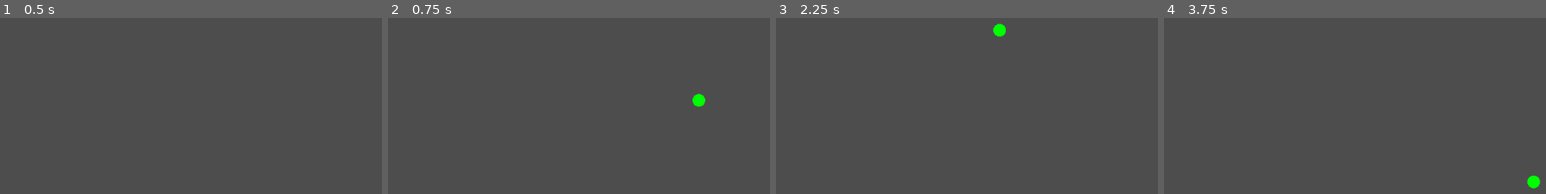
Above: before the commit, frames 1-4 (left to right).
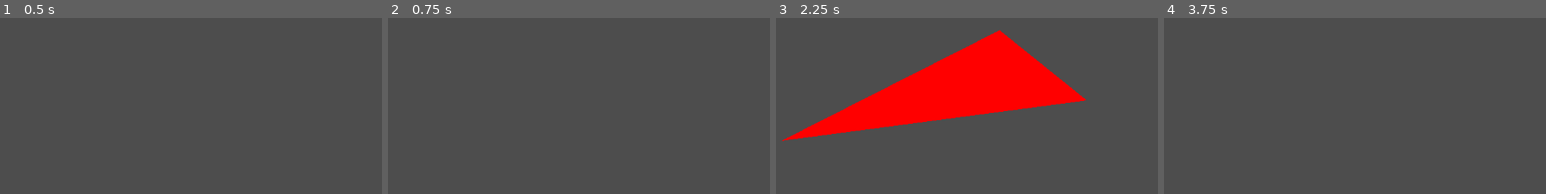
Above: after the commit, the same moments.

Repository: Wqttzicue/PapersPleaseVTT
Game: Godot game, scene res://Scenes/global_map.tscn
Two runs of this game, one before a commit and one after it. Both use one fixed random seed, a clock stepped at 60 frames per second and the inputs below.
Inputs (mouse positions are in pixels of both pictures, inside the frame that each line leads up to):
- Up to frame 1 (0.5 s): no input
- Up to frame 2 (0.75 s): tap Enter at 0.5 s; move the mouse to (697, 100) at 0.52 s; press the mouse at (697, 100) at 0.53 s
- Up to frame 3 (2.25 s): tap Space at 1.25 s; move the mouse to (779, 141) at 1.27 s; release the mouse at (779, 141) at 1.28 s; click (779, 141) at 1.35 s; tap Enter at 2 s; move the mouse to (1001, 30) at 2.02 s; press the mouse at (1001, 30) at 2.03 s
- Up to frame 4 (3.75 s): tap Space at 2.75 s; move the mouse to (outside the picture) at 2.77 s; release the mouse at (outside the picture) at 2.78 s; click (outside the picture) at 2.85 s; tap Enter at 3.5 s; move the mouse to (1534, 181) at 3.52 s; press the mouse at (1534, 181) at 3.53 s

Frame 1 is identical in both runs. In frame 2, 0.2% of the frame differs, in the area x 79-84%, y 43-51%; in frame 3, 19%, in the area x 1-82%, y 3-70%; in frame 4, 0.2%.

Commit message:
packed arrays added
half-way to implement working drawing with packed arrays.

Diff:
--- /dev/null
+++ b/Scripts/draw_data.gd
@@ -0,0 +1,5 @@
+class_name DrawData
+#Class Variables
+@export var colored_points : Array[Vector2]
+@export var color := Color.RED
+@export var width := 100.0
--- a/Scripts/editing_tools.gd
+++ b/Scripts/editing_tools.gd
@@ -1,18 +1,12 @@
 extends TextureRect
-var width := 10 # TODO нужно будет сделать возможность выбирать жирный текст
-var picked_color := Color.GREEN # TODO нужно будет сделать выбор цвета
-func draw():
-	var pointer := Vector2(get_viewport().get_mouse_position()) # TODO не ебу , мне грок посоветовал viewport, но наверное можно через _input сделать, только я слишком тупой для этого...
-	if pointer != null:
-		draw_circle(pointer, width, picked_color, true)
-	else:
-		return
+var draw_data := DrawData.new()
 
-func _process(delta: float):
+func _process(delta):
+	if Input.is_action_pressed("LMB"):
 		queue_redraw()
 
 func _draw():
+	var pointer := Vector2(get_viewport().get_mouse_position())
 	if Input.is_action_pressed("LMB"):
-		print("drawing..")
-		draw()
-	print("_draw is working")
+		draw_data.colored_points.append(pointer)
+		draw_polygon(draw_data.colored_points, [draw_data.color])
Not shown, added: Scripts/draw_data.gd.uid
